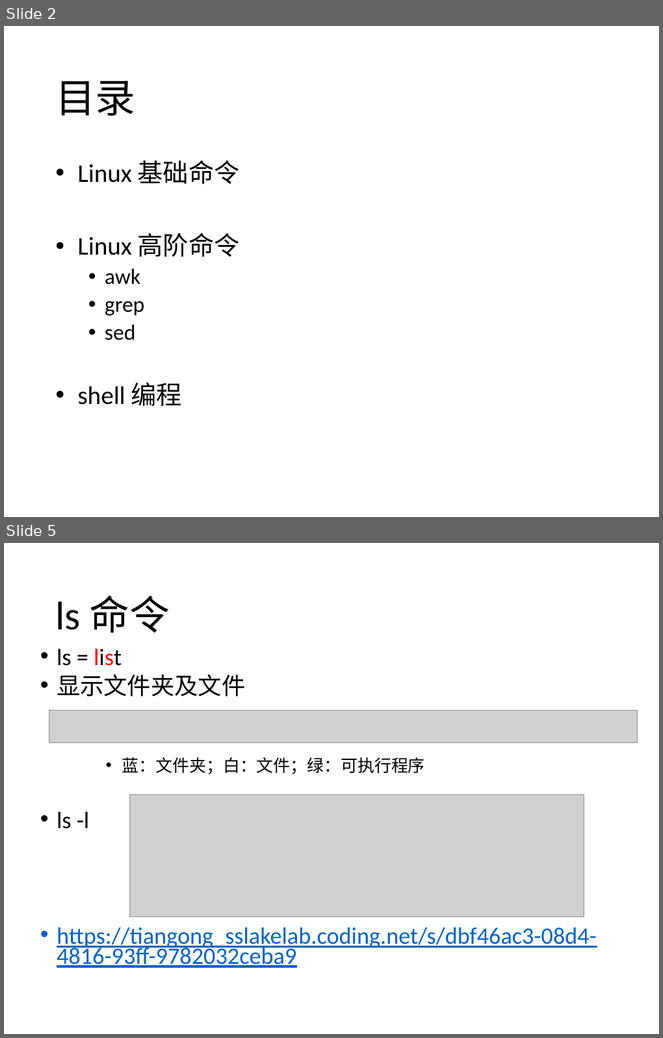
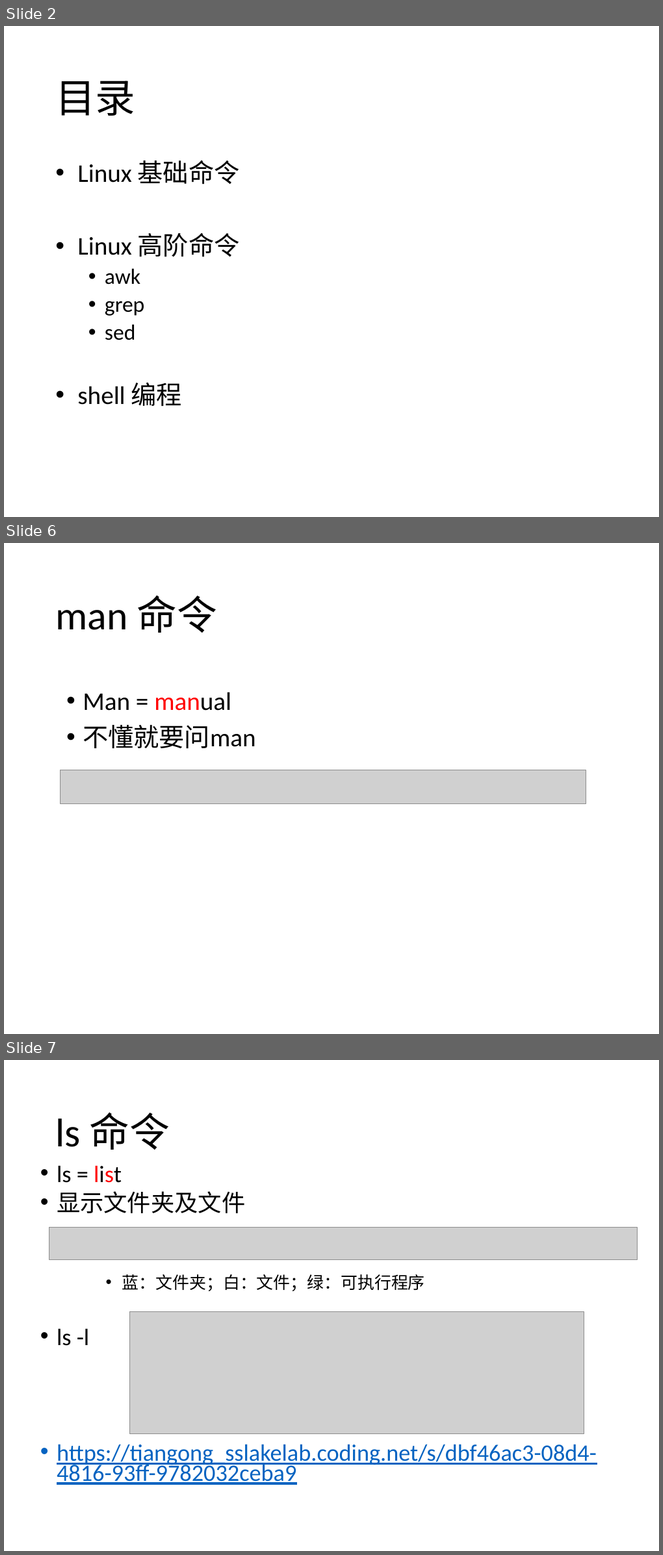
Before and after one commit to SSlakeLabTiangong/2019_workshop, a slide deck: 03_Linux101/Linux101.pptx. Shown one above the other, each under a label of ours: slides 2 and 5 before the commit, slides 2, 6 and 7 after it; the slides between them are not shown. The pictures are 663x1038 and 663x1555 pixels, drawn with LibreOffice and Linux fonts; fonts in the diff are those of the drawing; grey boxes stand for pictures. Boxes give left, top, right and bottom in pixels: in the first picture for what was removed or moved away, otherwise in the second. Text is boxed around its words. In the diff, an @@ line names an element or a change of style, - is before the commit and + after.

```diff
--- a/03_Linux101/Linux101.pptx
+++ b/03_Linux101/Linux101.pptx
@@ slide 6 added at box(4, 543, 659, 1034), background #FFFFFF @@
@@ title added at box(55, 595, 217, 633), 44 pt, text #000000 @@
+man 命令
@@ text added at box(83, 692, 256, 748), 28 pt, text #000000 @@
+• Man = manual
+• 不懂就要问man
@@ picture added at box(60, 771, 586, 804) @@
@@ what was slide 5 is now slide 7 @@
```
Also in this commit, not shown: 9 slides changed, 9 other slides added.
